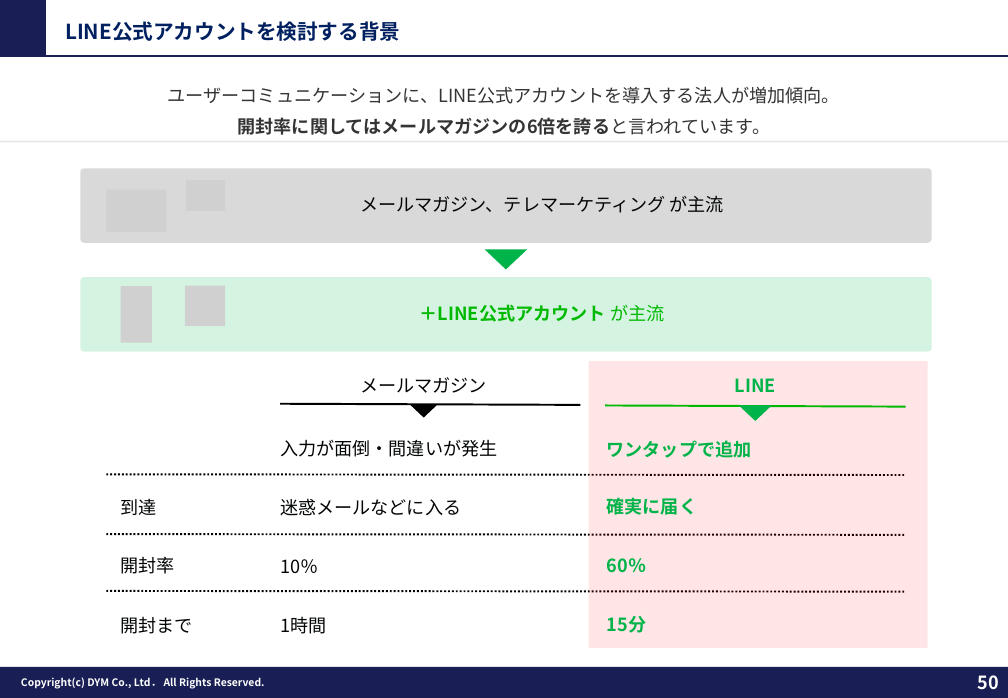
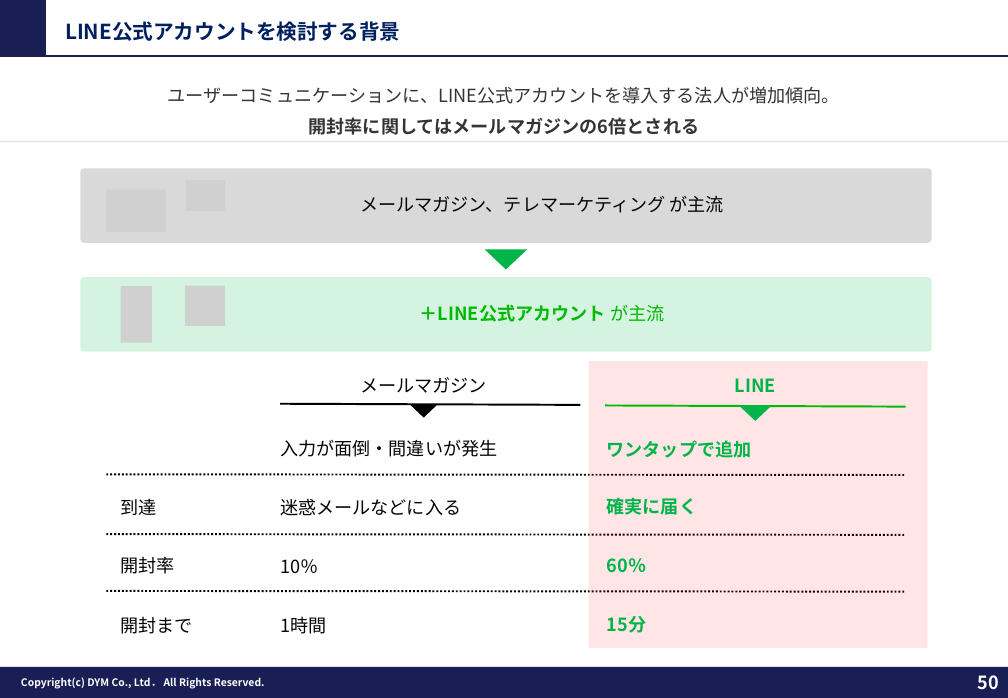
Before and after one commit to tonomura-r-dev/folder, a slide deck: slide 50 of 202609_株式会社やる気スイッチグループ御中_LINE公式アカウント運用のご提案_ver3.2.pptx. Drawn at 1008x698 pixels with LibreOffice and Linux fonts; fonts in the diff are those of the drawing; grey boxes stand for pictures; background and template pictures are left out. Boxes give left, top, right and bottom in pixels: in the first picture for what was removed or moved away, otherwise in the second. Text is boxed around its words. In the diff, an @@ line names an element or a change of style, - is before the commit and + after.

```diff
--- a/202609_株式会社やる気スイッチグループ御中_LINE公式アカウント運用のご提案_ver3.2.pptx
+++ b/202609_株式会社やる気スイッチグループ御中_LINE公式アカウント運用のご提案_ver3.2.pptx
@@ text at [309,117,700,135]: text changed @@
-開封率に関してはメールマガジンの6倍を誇ると言われています。
+開封率に関してはメールマガジンの6倍とされる
```
Also in this commit, not shown: 4 other slides changed, 1 other file.
